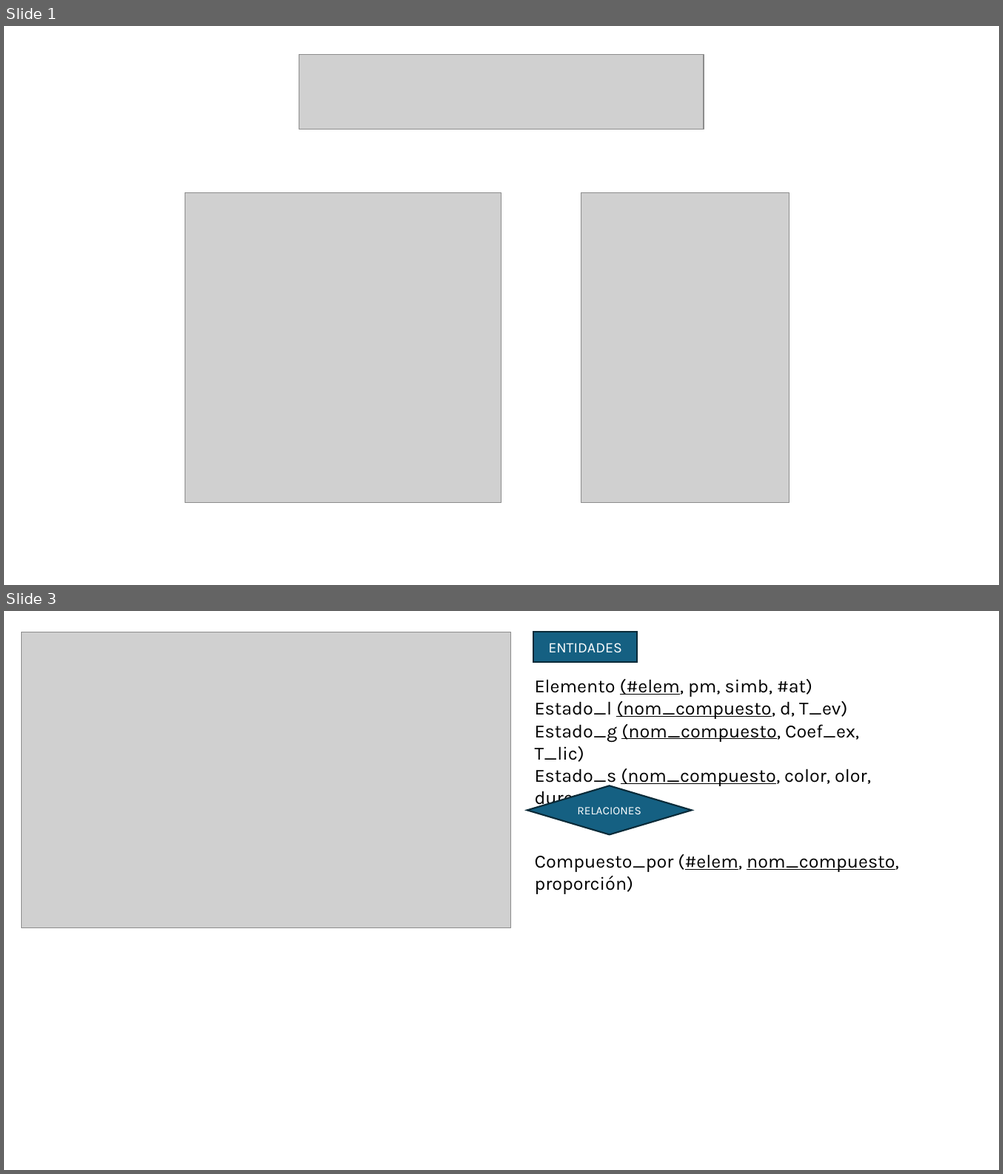
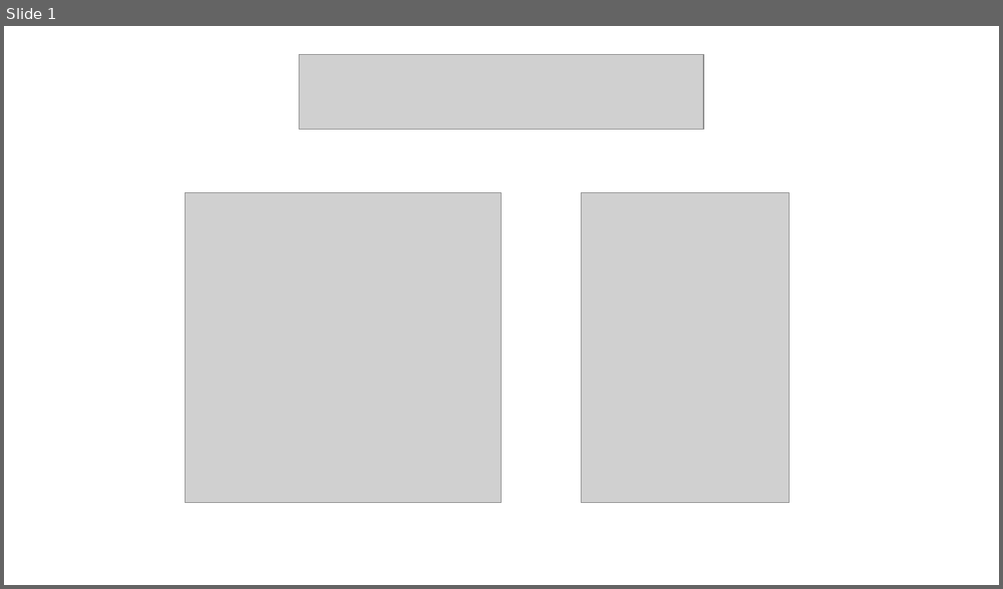
Before and after one commit to AchillesD9-Alex/-2024-Java-Angular-Bootcamp, a slide deck: [JAVA]/C3/TA14/ta14.pptx. Shown one above the other, each under a label of ours: slides 1 and 3 before the commit, slide 1 after it; the slides between them are not shown. The pictures are 1003x1174 and 1003x589 pixels, drawn with LibreOffice and Linux fonts; fonts in the diff are those of the drawing; grey boxes stand for pictures. Boxes give left, top, right and bottom in pixels: in the first picture for what was removed or moved away, otherwise in the second. Text is boxed around its words. In the diff, an @@ line names an element or a change of style, - is before the commit and + after.

```diff
--- a/[JAVA]/C3/TA14/ta14.pptx
+++ b/[JAVA]/C3/TA14/ta14.pptx
@@ slide 3 removed at [4,611,999,1170], background #FFFFFF @@
@@ picture removed at [22,632,512,929] @@
@@ rectangle removed at [534,632,637,662] @@
-ENTIDADES
@@ text removed at [535,679,871,809] @@
-Elemento (#elem, pm, simb, #at)
-Estado_l (nom_compuesto, d, T_ev)
-Estado_g (nom_compuesto, Coef_ex, T_lic)
-Estado_s (nom_compuesto, color, olor, dureza
@@ diamond removed at [527,786,691,834] @@
-RELACIONES
@@ text removed at [535,854,899,894] @@
-Compuesto_por (#elem, nom_compuesto, proporción)
```
Also in this commit, not shown: 12 slides added, 7 other slides removed, 1 other file.
